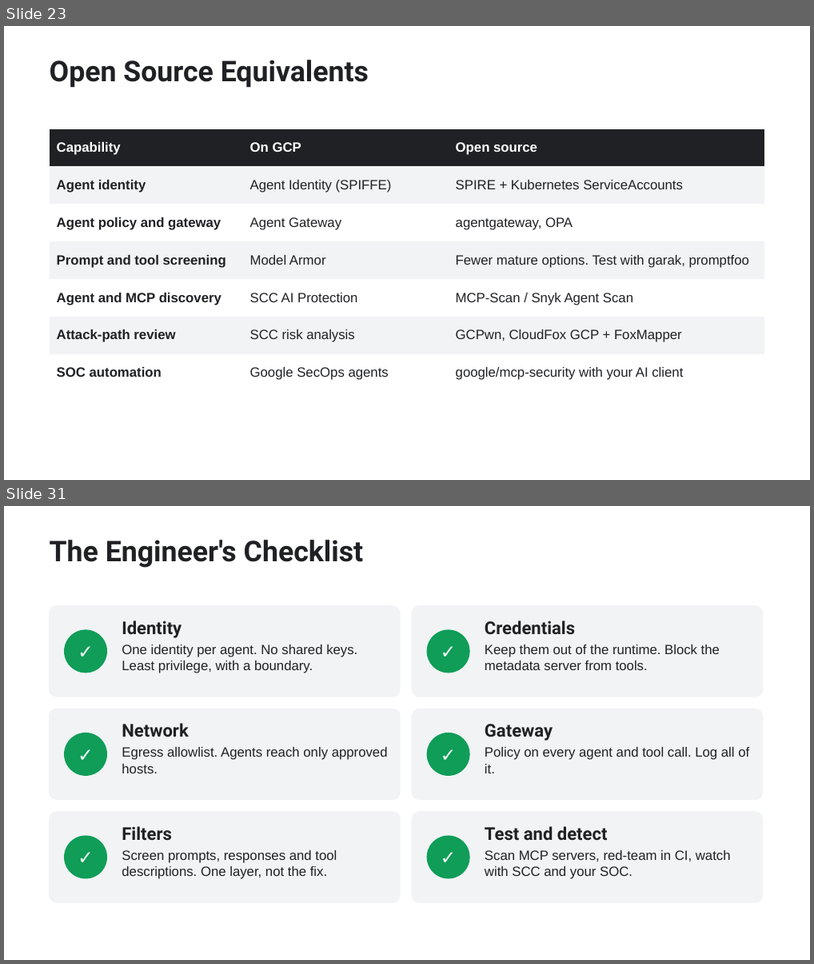
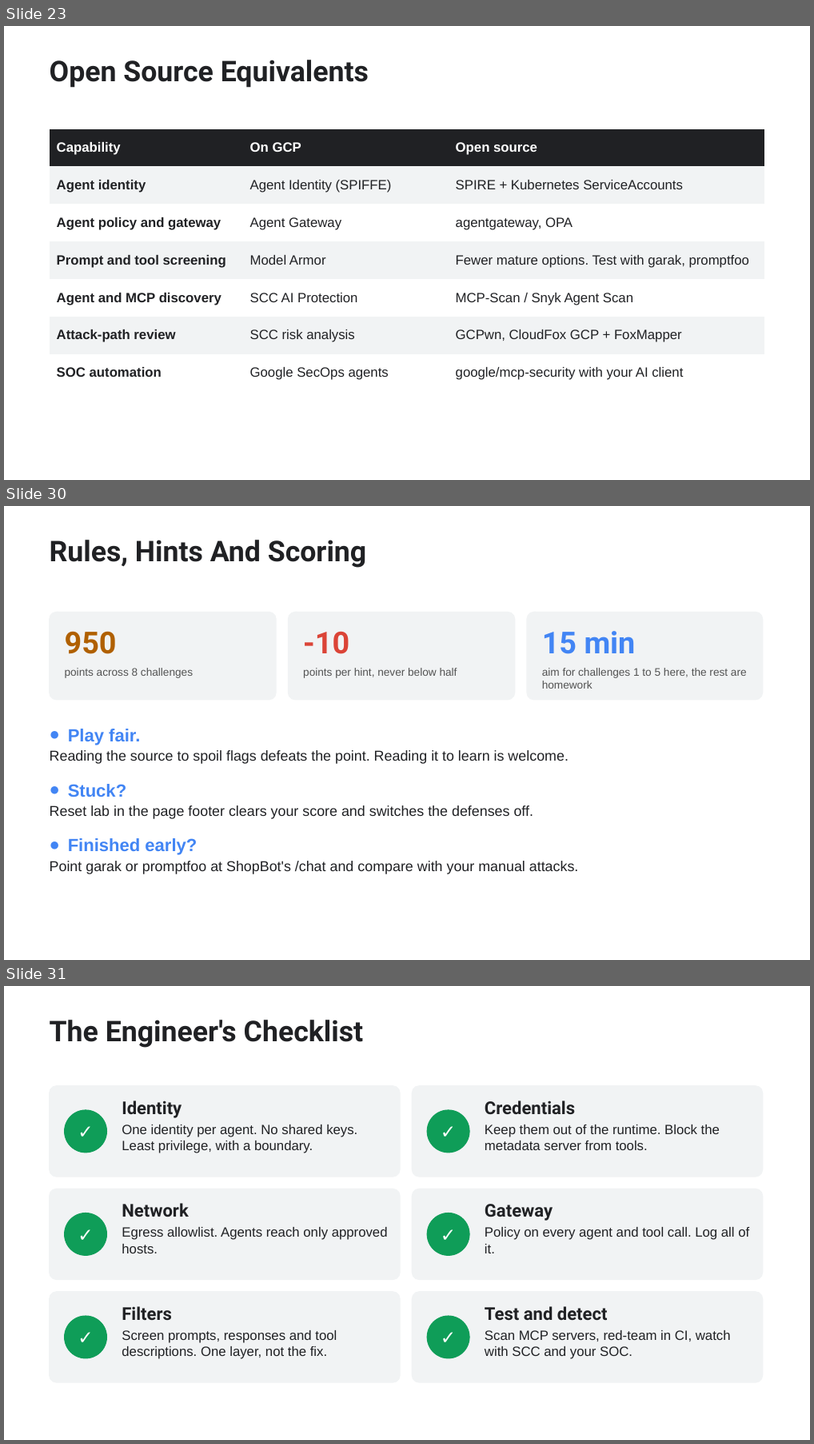
Before and after one commit to 1mr0-tech/GNIT-workshop, a slide deck: slides/hack-the-cloud.pptx. Shown one above the other, each under a label of ours: slides 23 and 31 before the commit, slides 23, 30 and 31 after it; the slides between them are not shown. The pictures are 814x964 and 814x1444 pixels, drawn with LibreOffice and Linux fonts; fonts in the diff are those of the drawing. Boxes give left, top, right and bottom in pixels: in the first picture for what was removed or moved away, otherwise in the second. Text is boxed around its words. In the diff, an @@ line names an element or a change of style, - is before the commit and + after.

Commit message:
Turn the lab into a browser-based CTF
ShopBot now has a web interface: chat with an agent trace, eight challenges with
scoring and paid hints, defense toggles, a tool inspector and a scanner. Flags
depend on the defense configuration. Ports are configurable. Slides and README
updated to match.

```diff
--- a/slides/hack-the-cloud.pptx
+++ b/slides/hack-the-cloud.pptx
@@ slide 30 added at (4, 506, 810, 960), background #FFFFFF @@
@@ text added at (50, 540, 366, 568), 34 pt, text #202124, bold @@
+Rules, Hints And Scoring
@@ rounded rectangle added at (50, 612, 276, 700), fill #F1F3F4, outline #F1F3F4 1 pt @@
@@ rounded rectangle added at (288, 612, 515, 700), fill #F1F3F4, outline #F1F3F4 1 pt @@
@@ rounded rectangle added at (527, 612, 763, 700), fill #F1F3F4, outline #F1F3F4 1 pt @@
@@ text added at (65, 631, 117, 654), 36 pt, text #B06000, bold @@
+950
@@ text added at (303, 631, 350, 654), 36 pt, text #DB4437, bold @@
+-10
@@ text added at (542, 631, 636, 654), 36 pt, text #4285F4, bold @@
+15 min
@@ text added at (65, 668, 193, 678), 13 pt, text #535353 @@
+points across 8 challenges
@@ text added at (303, 668, 458, 678), 13 pt, text #535353 @@
+points per hint, never below half
@@ text added at (542, 668, 747, 688), 13 pt, text #535353 @@
+aim for challenges 1 to 5 here, the rest are homework
@@ text added at (50, 728, 579, 874), 17 pt, text #202124 @@
+● Play fair.
+Reading the source to spoil flags defeats the point. Reading it to learn is welcome.
+● Stuck?
+Reset lab in the page footer clears your score and switches the defenses off.
+● Finished early?
+Point garak or promptfoo at ShopBot's /chat and compare with your manual attacks.
```
Also in this commit, not shown: 4 slides changed, 3 other slides added, 4 slides removed, 15 other files.
